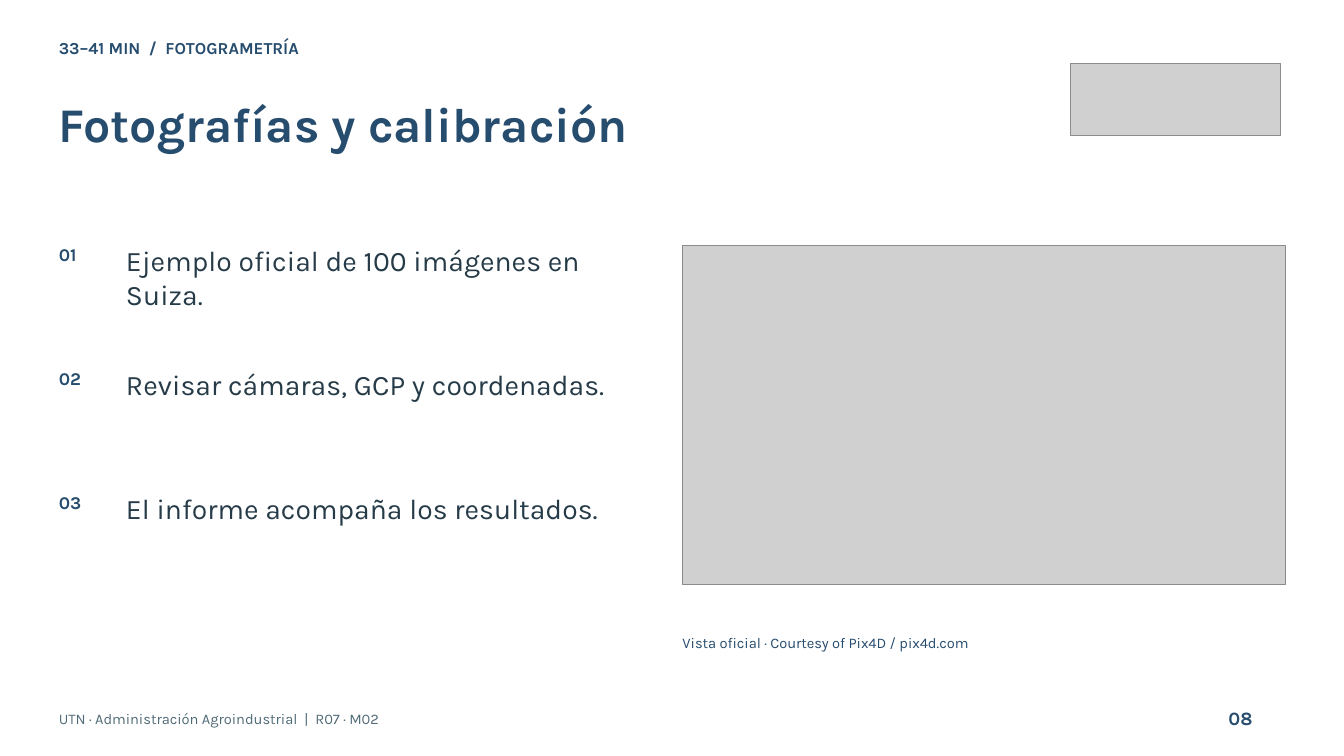
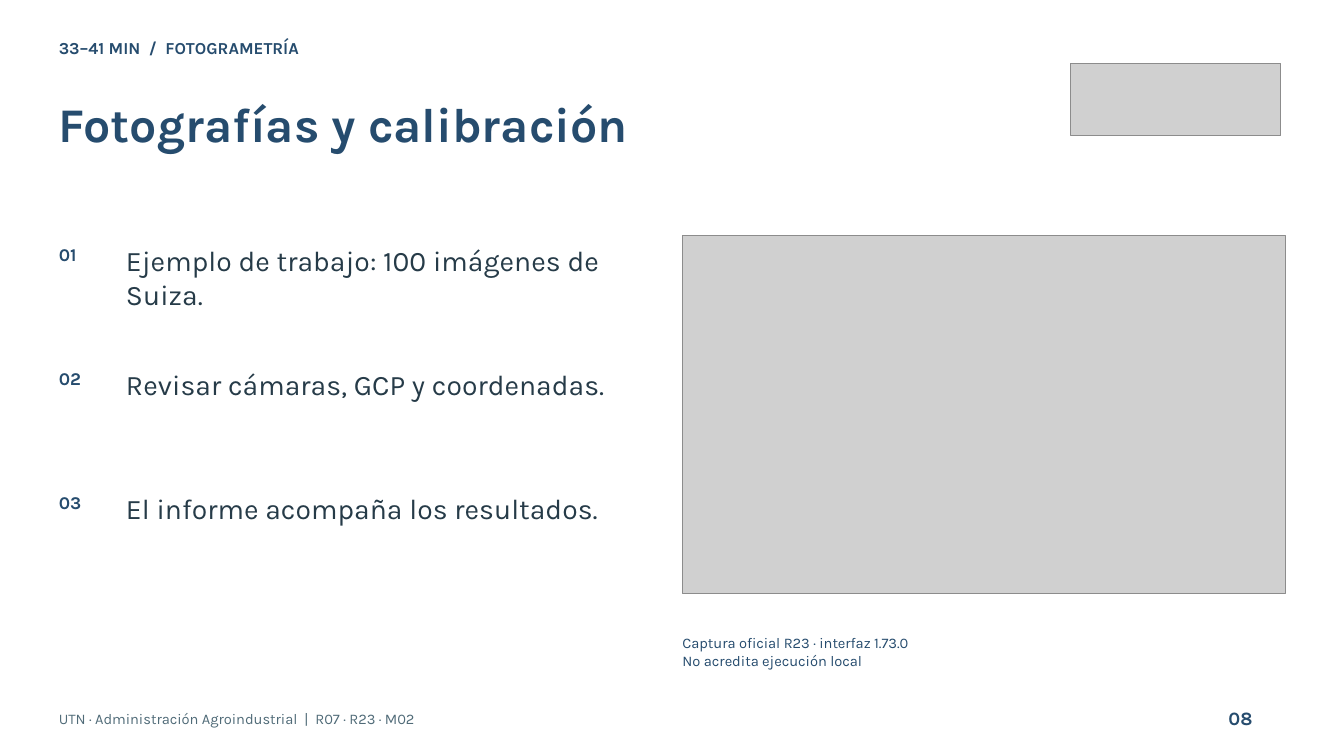
Before and after one commit to apuitox04/san-carlos-taller, a slide deck: slide 8 of utn-drones-agricultura-precision/presentacion/pptx/UTN_Drones_Agricultura.pptx. Drawn at 1344x756 pixels with LibreOffice and Linux fonts; fonts in the diff are those of the drawing; grey boxes stand for pictures. Boxes give left, top, right and bottom in pixels: in the first picture for what was removed or moved away, otherwise in the second. Text is boxed around its words. In the diff, an @@ line names an element or a change of style, - is before the commit and + after.

```diff
--- a/utn-drones-agricultura-precision/presentacion/pptx/UTN_Drones_Agricultura.pptx
+++ b/utn-drones-agricultura-precision/presentacion/pptx/UTN_Drones_Agricultura.pptx
@@ picture: place and size @@
-picture at (683, 245, 1286, 584)
+picture at (683, 236, 1286, 594)
@@ text at (126, 249, 599, 306): text changed @@
-Ejemplo oficial de 100 imágenes en Suiza.
+Ejemplo de trabajo: 100 imágenes de Suiza.
@@ text at (682, 638, 908, 670): text changed @@
-Vista oficial · Courtesy of Pix4D / pix4d.com
+Captura oficial R23 · interfaz 1.73.0
+No acredita ejecución local
@@ text at (59, 713, 415, 728): text changed @@
-UTN · Administración Agroindustrial | R07 · M02
+UTN · Administración Agroindustrial | R07 · R23 · M02
```
Also in this commit, not shown: 1 other slide changed, 1 slide added, 1 slide removed, 11 other files.
